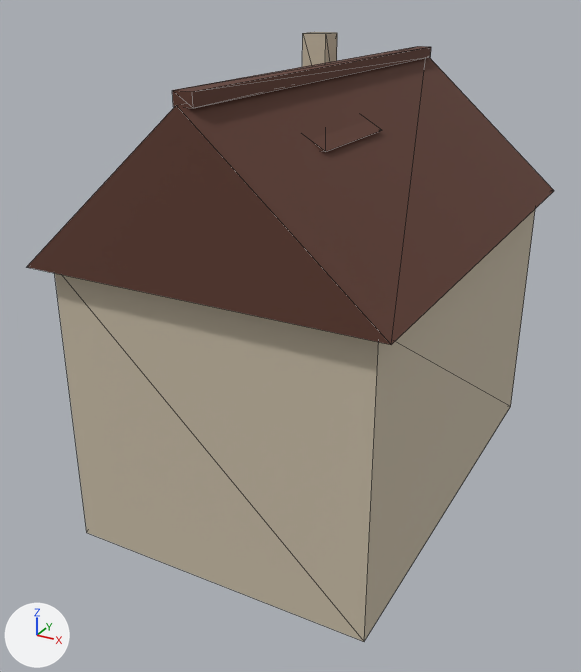
Two versions of the glTF model assets/map3d_houses/townhouse_c.glb, one commit apart.
The view is the same before and after, from a camera (50 mm lens) standing at (7.64, -15.77, 11.14) and looking at (-0.52, -0.93, 3.72). Arrows for +X, +Y and +Z are at lower left; the lights stay in place. The first picture is the older version. Mesh edges are drawn as thin lines. Vertices at exactly the same position are counted once.

The scene before the commit, as lines of its bpy script (objects in view):
```python
mat_roof = principled_material('roof')
mat_roof.base_color = (0.112, 0.0423, 0.0273)  # brown #5e3a2e
mat_roof.roughness = 0.85
mat_wall = principled_material('wall')
mat_wall.base_color = (0.578, 0.503, 0.381)  # beige #c8bca6
mat_wall.roughness = 0.85
me_cube = bpy.data.meshes.new('Cube')
me_cube.from_pydata(...)  # 44 vertices, 64 faces; spans x -3.7..3.7, y -5.5..5.5, z 0.0..10.0
# faces by material slot: [36, 28]
me_cube.materials.append(mat_wall)  # beige #c8bca6
me_cube.materials.append(mat_roof)  # brown #5e3a2e
ob_townhouse_c = bpy.data.objects.new('townhouse_c', me_cube)
ob_townhouse_c.location = (0.0, 0.0, 0.0)
```
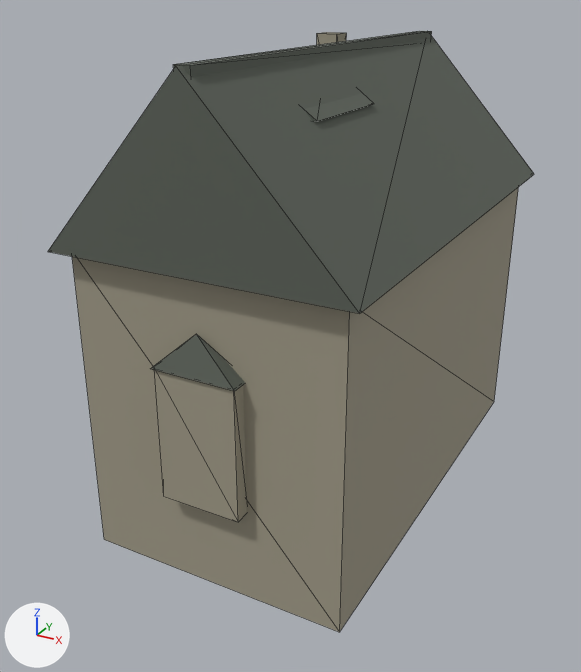
Pixel boxes [x1, y1, x2, y2] of what changed, in the pictures (581 x 672 px; the box of a moved part takes in the faces that stretch with it):
'townhouse_c', recoloured, reshaped (brown to grey, 8% narrower)
    before: [27, 32, 554, 642]
    after: [48, 31, 534, 632]
part 1 of me_cube, added
    after: [72, 187, 519, 632]
part 2 of me_cube, added
    after: [317, 32, 347, 45]
part 3 of me_cube, added
    after: [154, 370, 247, 522]
part 4 of me_cube, moved or reshaped
    before: [27, 57, 554, 345]
    after: [48, 36, 534, 314]
part 5 of me_cube, added
    after: [173, 31, 432, 77]
part 6 of me_cube, moved or reshaped
    before: [311, 120, 382, 152]
    after: [304, 93, 374, 121]
part 7 of me_cube, deleted (beige)
    before: [302, 32, 337, 67]
part 8 of me_cube, deleted (brown)
    before: [172, 46, 431, 108]
part 9 of me_cube, cut back
    before: [55, 210, 535, 642]
    after: [150, 334, 245, 391]

Edits to the bpy script that builds the scene:
```text
Change mat_wall:
    mat_wall.base_color: (0.578, 0.503, 0.381) -> (0.361, 0.332, 0.25)  # beige #c8bca6 -> grey #a29c89
Change mat_roof:
    mat_roof.base_color: (0.112, 0.0423, 0.0273) -> (0.107, 0.122, 0.0999)  # brown #5e3a2e -> dark grey #5c6259
Change me_cube:
    used by ob_townhouse_c; location = (0.0, 0.0, 0.0)
    remove me_cube.from_pydata(...)  # 44 vertices, 64 faces; spans x -3.7..3.7, y -5.5..5.5, z 0.0..10.0
    add me_cube.from_pydata(...)  # 57 vertices, 82 faces; spans x -3.15..3.15, y -5.5..5.5, z 0.0..10.0
    me_cube part 1: a new loose piece, a box spanning x -2.85..2.85, y -5.15..5.2, z 0.0..6.6, in mat_wall (grey #a29c89)
    me_cube part 2: a new loose piece, a box spanning x -1.98..-1.43, y 3.06..3.61, z 7.8..10.0, in mat_wall (grey #a29c89)
    me_cube part 3: a new loose piece, a box spanning x -0.85..0.85, y -5.45..-5.1, z 1.98..4.75, in mat_wall (grey #a29c89)
    me_cube part 4: the loose piece of 6 vertices spanning x -3.7..3.7, y -5.5..5.5, z 6.23..9.43 is scaled about its middle by (0.851, 0.995, 1.06), then moved by (0.0, 0.02, 0.47)
    me_cube part 5: a new loose piece, a box spanning x -0.16..0.16, y -5.3..5.35, z 9.74..10.0, in mat_roof (dark grey #5c6259)
    me_cube part 6: the loose piece of 6 vertices spanning x -1.28..1.28, y -2.92..-0.37, z 8.42..9.15 is scaled about the mesh origin by (0.851, 0.988, 1.06)
    me_cube part 7: the loose piece of 8 vertices spanning x -2.33..-1.69, y 2.97..3.62, z 8.11..10.0 is deleted
    me_cube part 8: the loose piece of 8 vertices spanning x -0.19..0.19, y -5.32..5.32, z 9.38..9.62 is deleted
    me_cube part 9
    8 vertices are removed from x -3.35..3.35, y -5.15..5.15, z 0.0..6.23
    12 faces are deleted
    5 vertices are added at (-0.9, -5.5, 4.75), (0.9, -5.5, 4.75), (0.9, -5.05, 4.75), (-0.9, -5.05, 4.75), (0.0, -5.28, 5.54)
    6 new faces join them, mat_roof (dark grey #5c6259)
    other edits to the shape of me_cube do not show in these pictures
```
